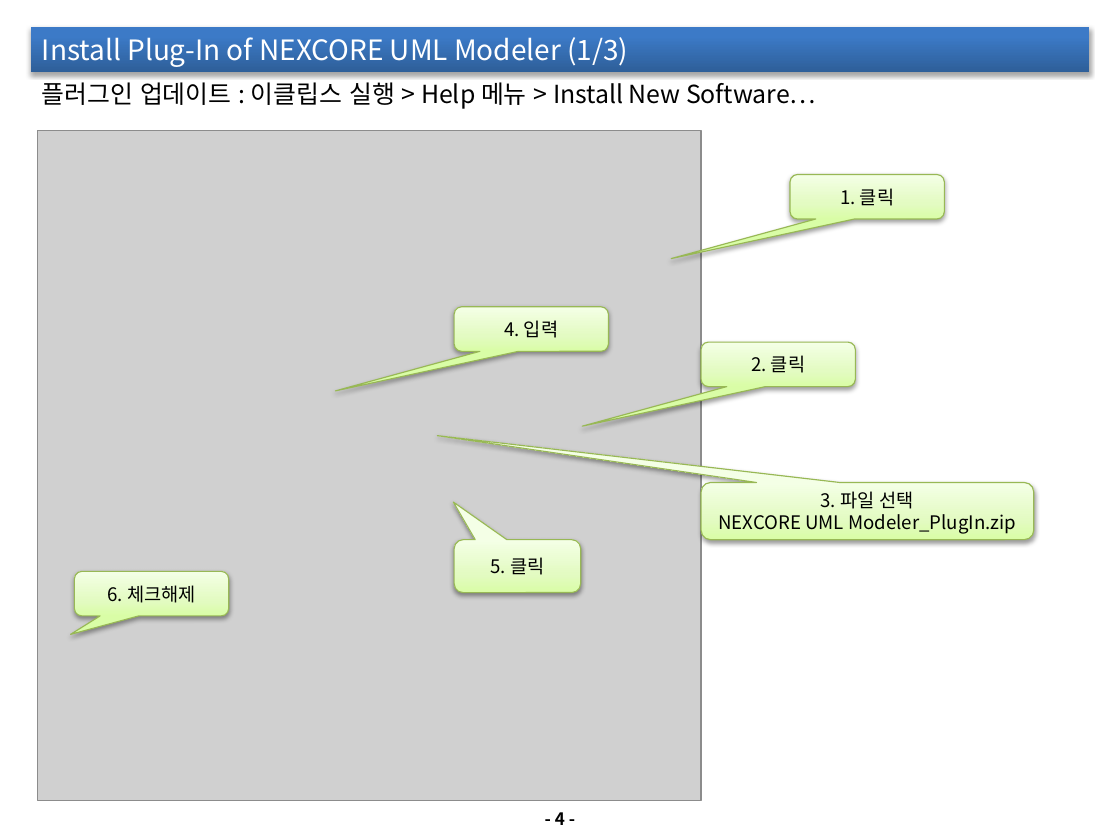
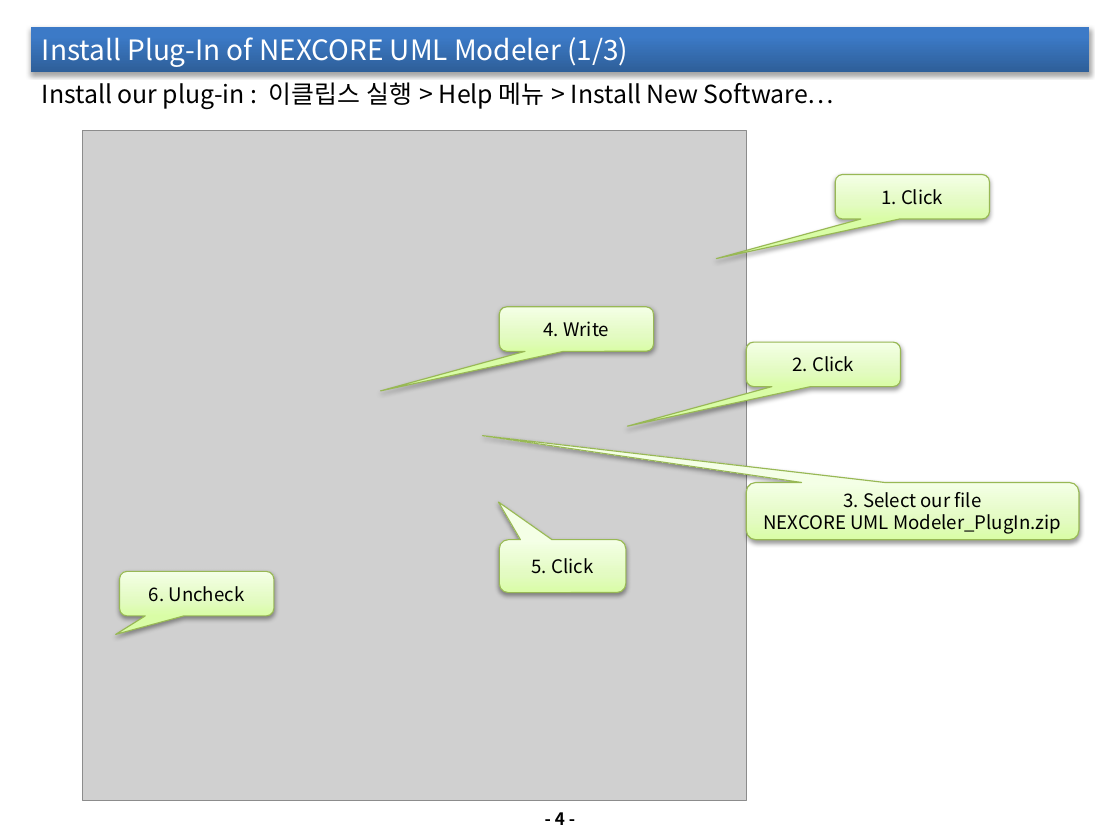
Before and after one commit to hgmin777/NEXCORE-UML-Modeler, a slide deck: slide 5 of wiki_files/NEXCORE UML Modeler_Quick Guide.pptx. Drawn at 1120x840 pixels with LibreOffice and Linux fonts; fonts in the diff are those of the drawing; grey boxes stand for pictures. Boxes give left, top, right and bottom in pixels: in the first picture for what was removed or moved away, otherwise in the second. Text is boxed around its words. In the diff, an @@ line names an element or a change of style, - is before the commit and + after.

```diff
--- a/wiki_files/NEXCORE UML Modeler_Quick Guide.pptx
+++ b/wiki_files/NEXCORE UML Modeler_Quick Guide.pptx
@@ text at box(42, 82, 834, 110): text changed @@
-플러그인 업데이트 : 이클립스 실행 > Help 메뉴 > Install New Software…
+Install our plug-in : 이클립스 실행 > Help 메뉴 > Install New Software…
@@ text in rounded speech box at box(881, 189, 943, 205): text changed @@
-1. 클릭
+1. Click
@@ text in rounded speech box at box(544, 321, 609, 337): text changed @@
-4. 입력
+4. Write
@@ text in rounded speech box at box(792, 356, 854, 372): text changed @@
-2. 클릭
+2. Click
@@ text in rounded speech box at box(843, 492, 982, 508): text changed @@
-3. 파일 선택
+3. Select our file
@@ text in rounded speech box at box(532, 558, 593, 574): text changed @@
-5. 클릭
+5. Click
@@ 6 rounded speech boxes, 1 picture: place and size @@
-6 rounded speech boxes, 1 picture at box(37, 130, 1034, 800)
+6 rounded speech boxes, 1 picture at box(83, 130, 1079, 800)
@@ text in rounded speech box at box(149, 586, 245, 602): text changed @@
-6. 체크해제
+6. Uncheck
```
Also in this commit, not shown: 5 other slides changed.
